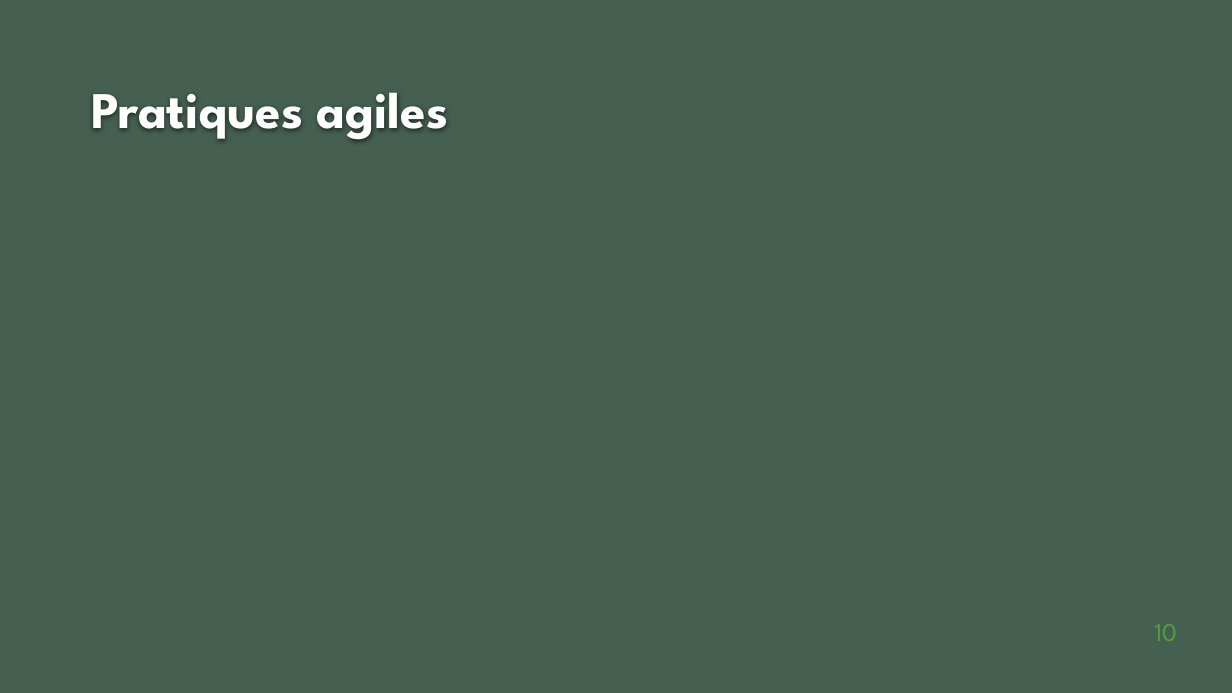
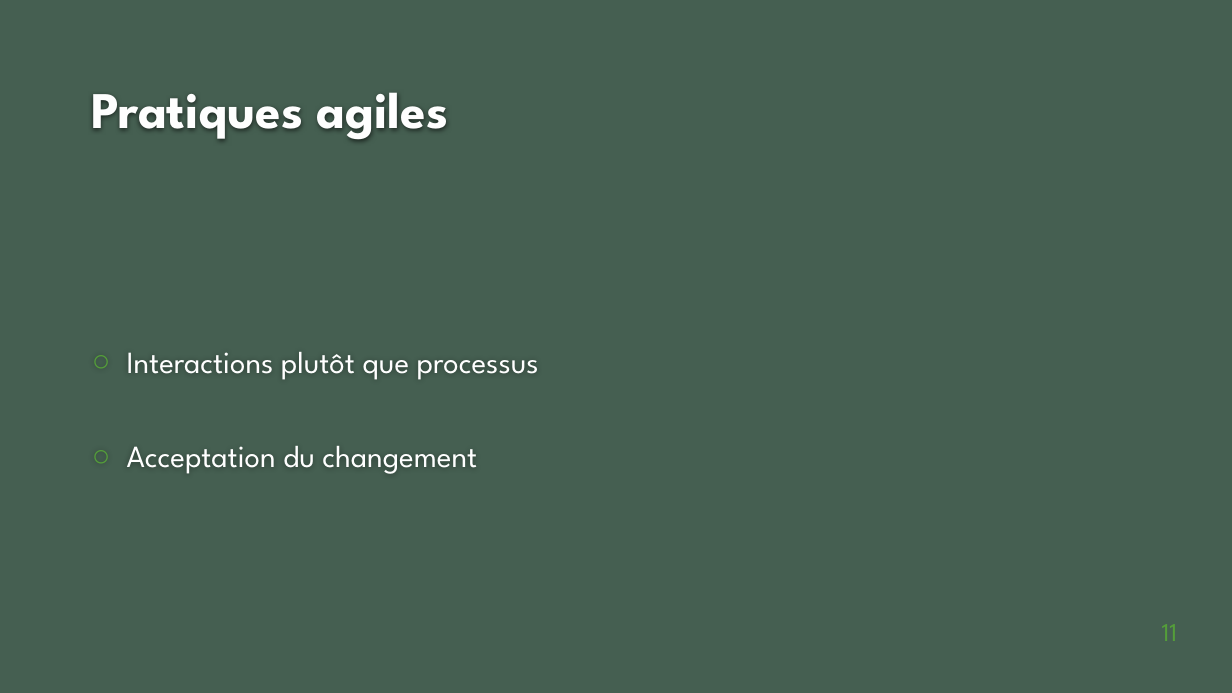
Before and after one commit to stevenliatti/quiz, a slide deck: slide 11 of doc/PresentationYourQuiz.pptx (slide 10 before the commit). Drawn at 1232x693 pixels with LibreOffice and Linux fonts; fonts in the diff are those of the drawing; background and template pictures are left out. Boxes give left, top, right and bottom in pixels: in the first picture for what was removed or moved away, otherwise in the second. Text is boxed around its words. In the diff, an @@ line names an element or a change of style, - is before the commit and + after.

```diff
--- a/doc/PresentationYourQuiz.pptx
+++ b/doc/PresentationYourQuiz.pptx
@@ text added at <box>127,352,539,474</box>, 24 pt, text #FFFFFF @@
+○ Interactions plutôt que processus
+○ Acceptation du changement
@@ page number at <box>1162,624,1178,641</box>: text changed @@
-10
+11
```
Also in this commit, not shown: 5 other slides changed, 2 slides added, 1 slide removed.
